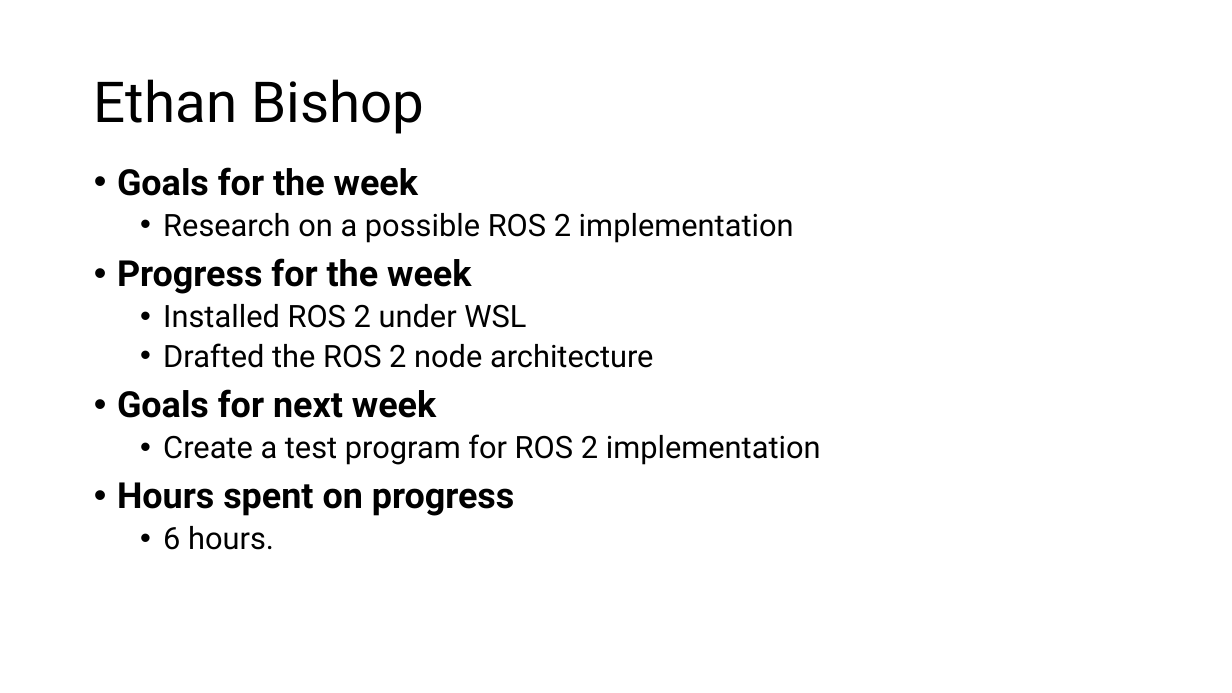
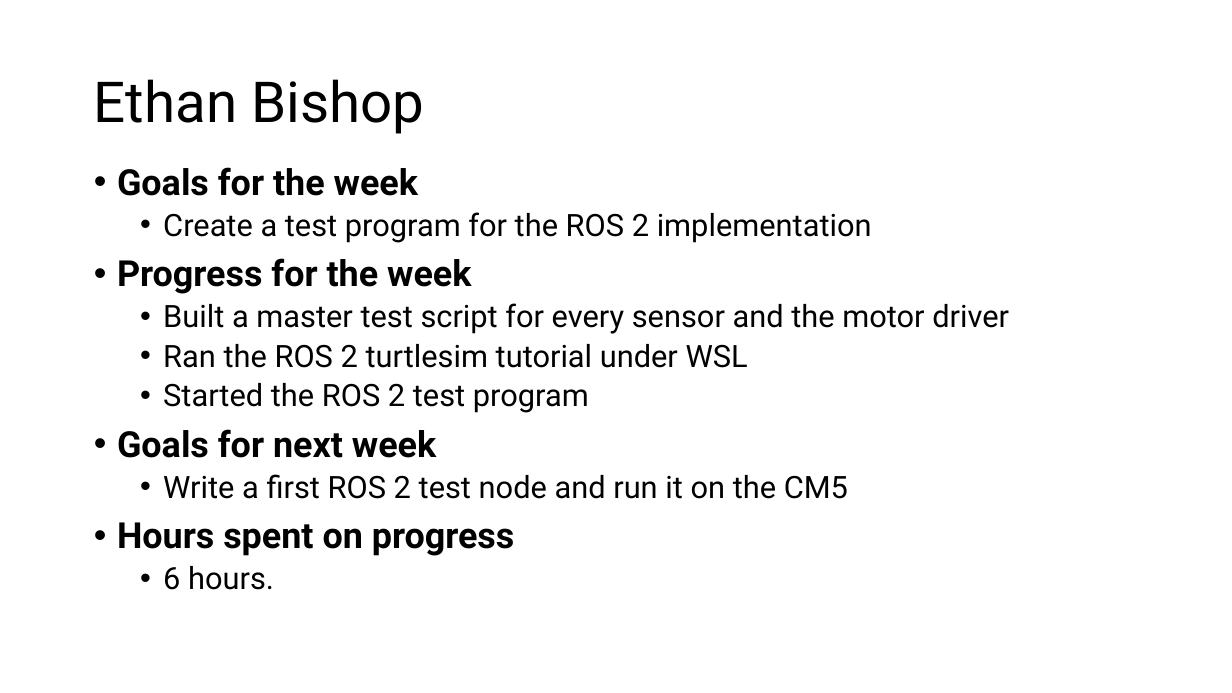
Before and after one commit to EthanWellsSr/BuggyBot, a slide deck: slide 1 of Weekly Reports/slides/3-ethan-bishop.pptx. Drawn at 1232x693 pixels with LibreOffice and Linux fonts; fonts in the diff are those of the drawing. Boxes give left, top, right and bottom in pixels: in the first picture for what was removed or moved away, otherwise in the second. Text is boxed around its words. In the diff, an @@ line names an element or a change of style, - is before the commit and + after.

```diff
--- a/Weekly Reports/slides/3-ethan-bishop.pptx
+++ b/Weekly Reports/slides/3-ethan-bishop.pptx
@@ text at box(163, 212, 872, 243): text changed @@
-  • Research on a possible ROS 2 implementation
+  • Create a test program for the ROS 2 implementation
@@ text at box(163, 303, 1009, 413): text changed @@
-  • Installed ROS 2 under WSL
-  • Drafted the ROS 2 node architecture
+  • Built a master test script for every sensor and the motor driver
+  • Ran the ROS 2 turtlesim tutorial under WSL
+  • Started the ROS 2 test program
@@ text at box(163, 474, 848, 499): text changed @@
-  • Create a test program for ROS 2 implementation
+  • Write a first ROS 2 test node and run it on the CM5
```
Also in this commit, not shown: 1 other slide changed, 1 slide added, 1 slide removed.
